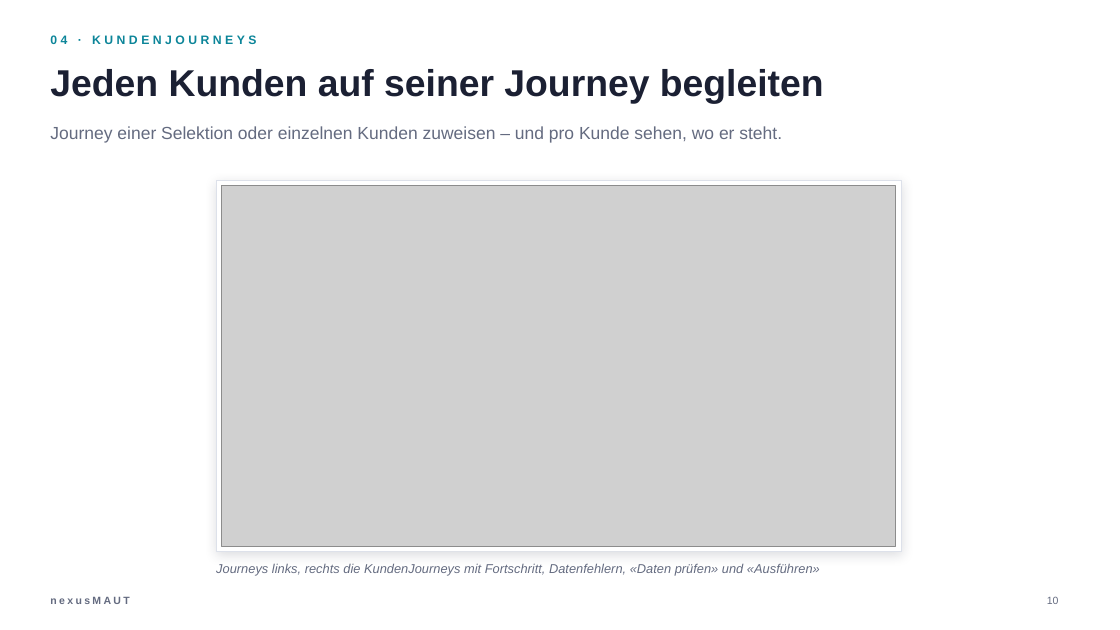
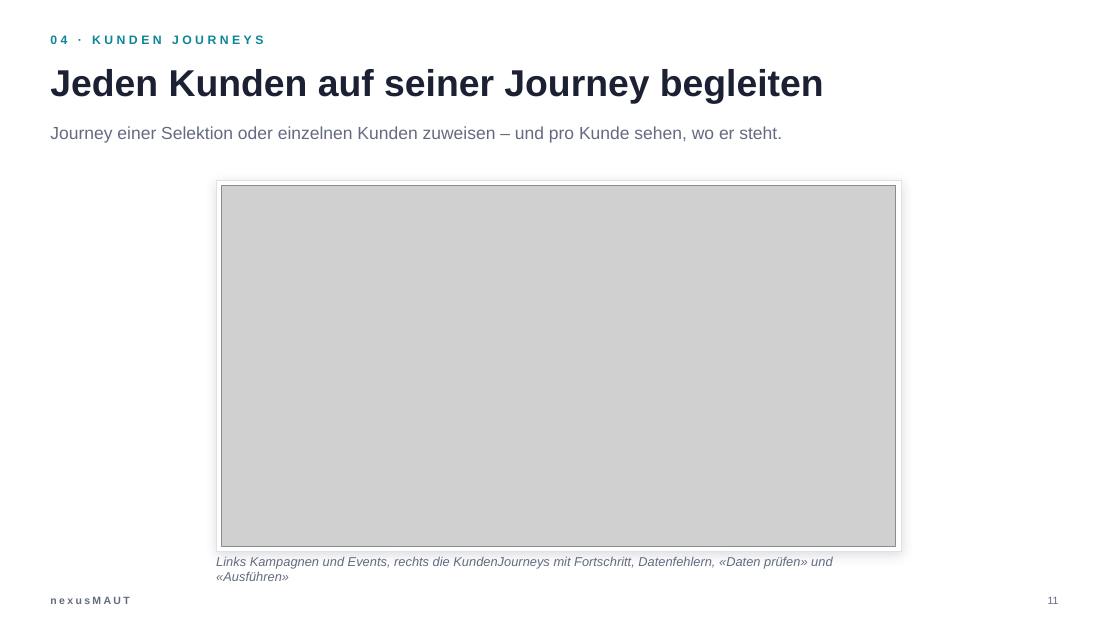
Before and after one commit to horstwurm/nexusMAUT, a slide deck: slide 11 of nexusMAUT-Uebersicht.pptx (slide 10 before the commit). Drawn at 1120x630 pixels with LibreOffice and Linux fonts; fonts in the diff are those of the drawing; grey boxes stand for pictures. Boxes give left, top, right and bottom in pixels: in the first picture for what was removed or moved away, otherwise in the second. Text is boxed around its words. In the diff, an @@ line names an element or a change of style, - is before the commit and + after.

```diff
--- a/nexusMAUT-Uebersicht.pptx
+++ b/nexusMAUT-Uebersicht.pptx
@@ text at <box>50,35,263,44</box>: spaces changed @@
-04 · KUNDENJOURNEYS
+04 · KUNDEN JOURNEYS
@@ text at <box>216,556,832,581</box>: text changed @@
-Journeys links, rechts die KundenJourneys mit Fortschritt, Datenfehlern, «Daten prüfen» und «Ausführen»
+Links Kampagnen und Events, rechts die KundenJourneys mit Fortschritt, Datenfehlern, «Daten prüfen» und «Ausführen»
@@ page number at <box>1048,597,1059,604</box>: text changed @@
-10
+11
```
Also in this commit, not shown: 8 other slides changed, 2 slides added, 58 other files.
